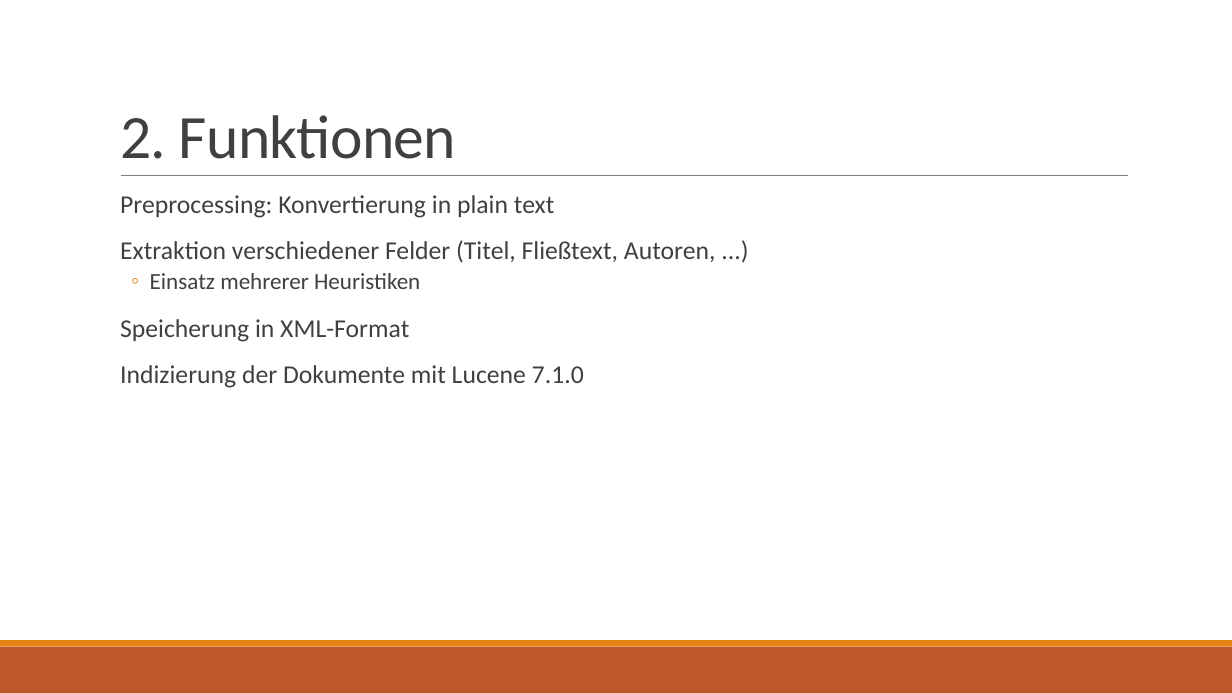
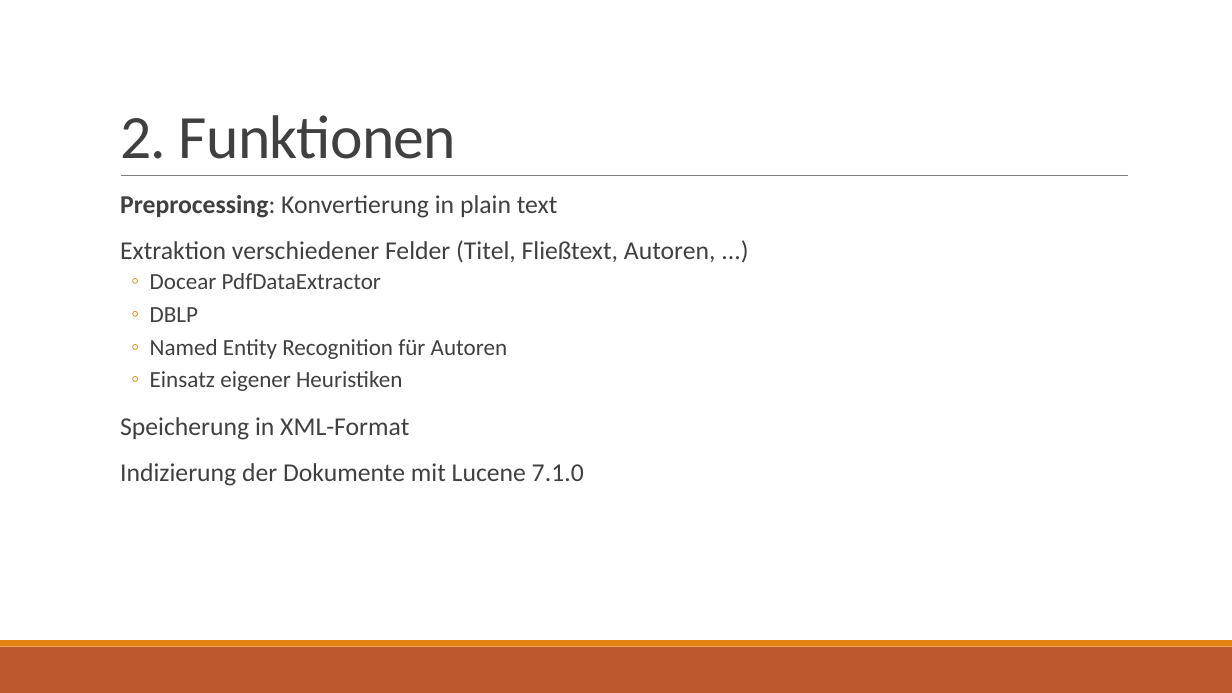
Before and after one commit to 43ndr1k/Digital-Text-Forensics, a slide deck: slide 4 of Digital Text Forensics Search Engine.pptx. Drawn at 1232x693 pixels with LibreOffice and Linux fonts; fonts in the diff are those of the drawing. Boxes give left, top, right and bottom in pixels: in the first picture for what was removed or moved away, otherwise in the second. Text is boxed around its words. In the diff, an @@ line names an element or a change of style, - is before the commit and + after.

```diff
--- a/Digital Text Forensics Search Engine.pptx
+++ b/Digital Text Forensics Search Engine.pptx
@@ text at <box>120,195,558,218</box>: bold on in "Preprocessing:" @@
@@ text at <box>150,273,508,391</box>: text changed @@
-  ◦ Einsatz mehrerer Heuristiken
+  ◦ Docear PdfDataExtractor
+  ◦ DBLP
+  ◦ Named Entity Recognition für Autoren
+  ◦ Einsatz eigener Heuristiken
```
Also in this commit, not shown: 1 other slide changed.
